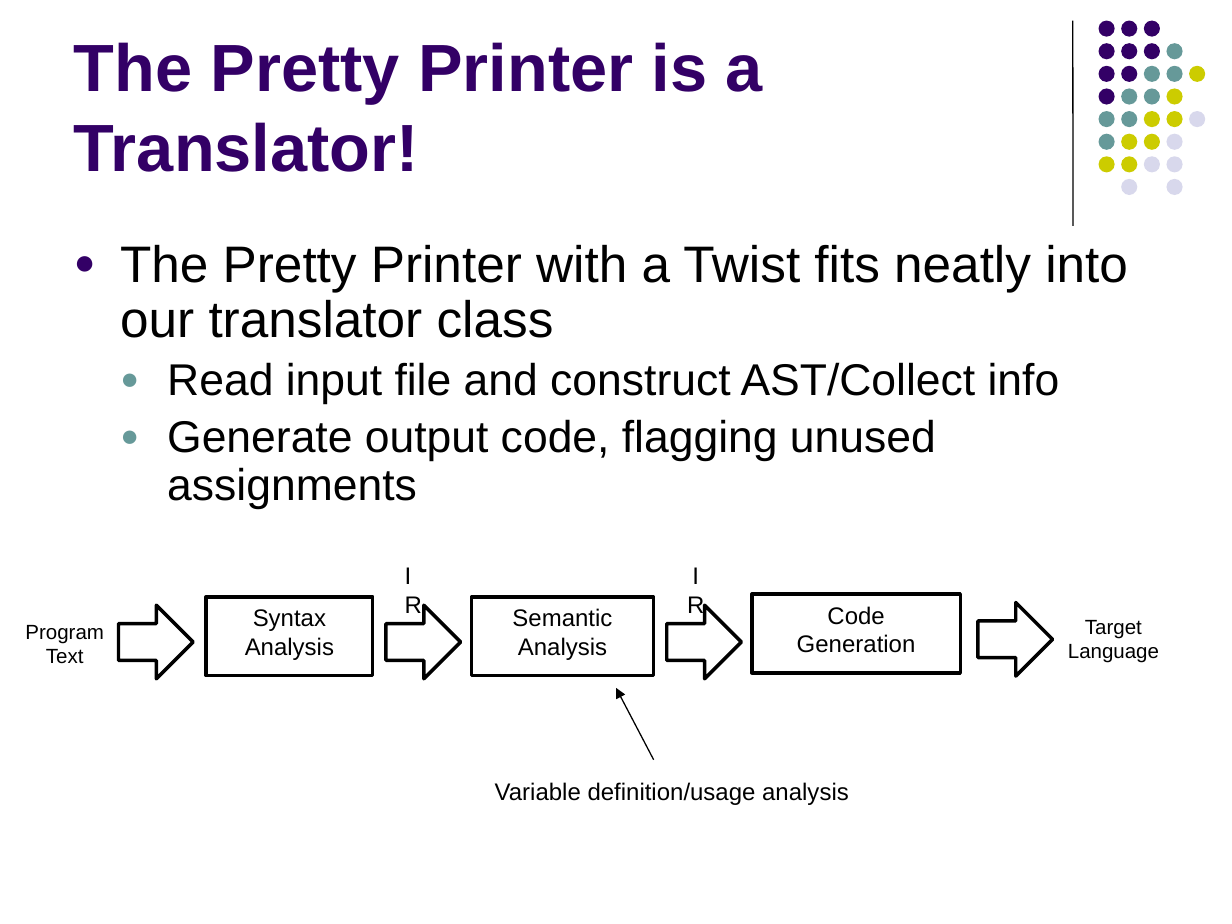
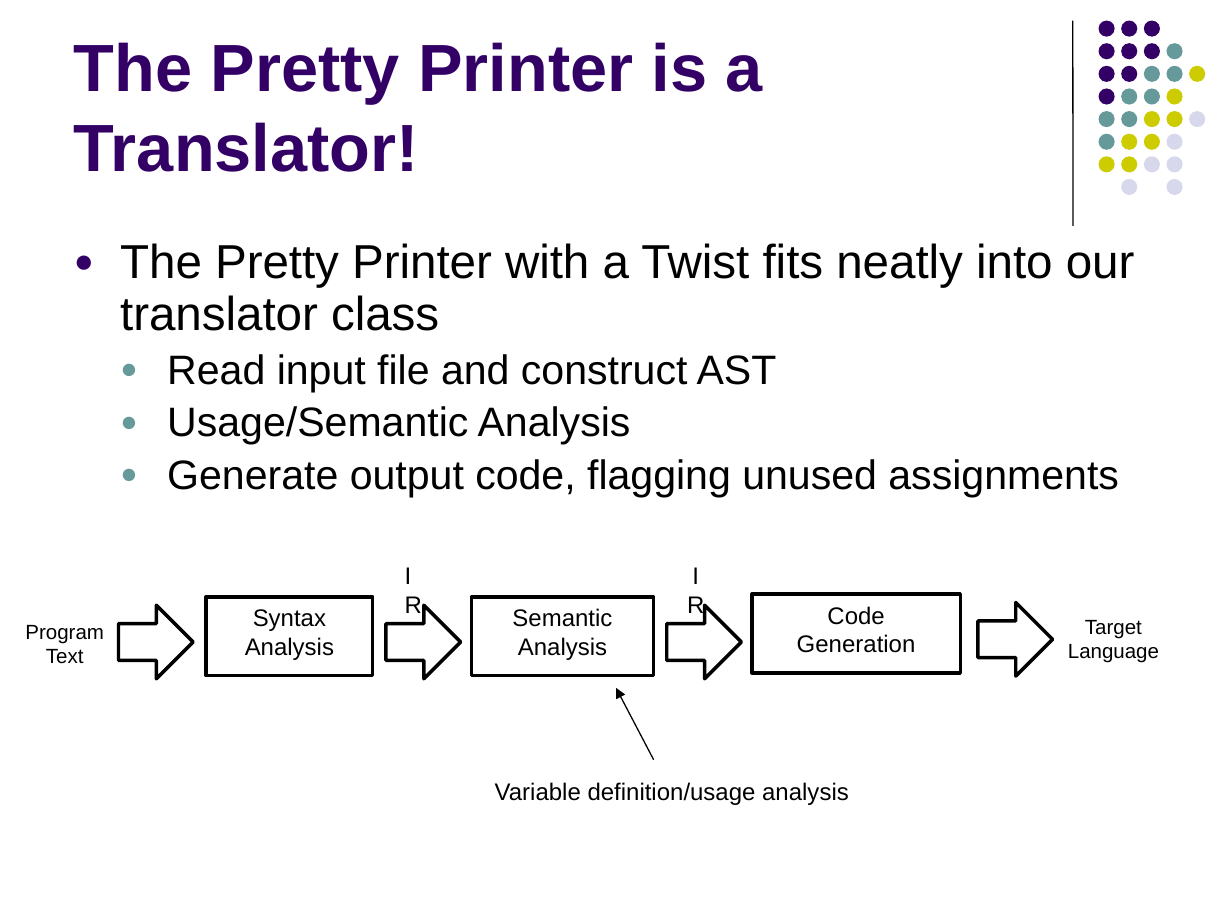
Before and after one commit to lutzhamel/CSC402, a slide deck: slide 15 of notes/csc402-ln006a.pptx (slide 14 before the commit). Drawn at 1232x924 pixels with LibreOffice and Linux fonts; fonts in the diff are those of the drawing. Boxes give left, top, right and bottom in pixels: in the first picture for what was removed or moved away, otherwise in the second. Text is boxed around its words. In the diff, an @@ line names an element or a change of style, - is before the commit and + after.

```diff
--- a/notes/csc402-ln006a.pptx
+++ b/notes/csc402-ln006a.pptx
@@ text at [120, 243, 1135, 497]: size 30 to 27.8 pt in "The Pretty Printer with a Twist fits ..."; size 26 to 24.1 pt in "Generate output code, flagging unused assignments" @@
@@ text at [167, 354, 777, 445]: text changed; size 26 to 24.1 pt @@
-  ● Read input file and construct AST/Collect info
+  ● Read input file and construct AST
+  ● Usage/Semantic Analysis
```
Also in this commit, not shown: 15 other slides changed, 3 slides added, 2 slides removed, 2 other files.
